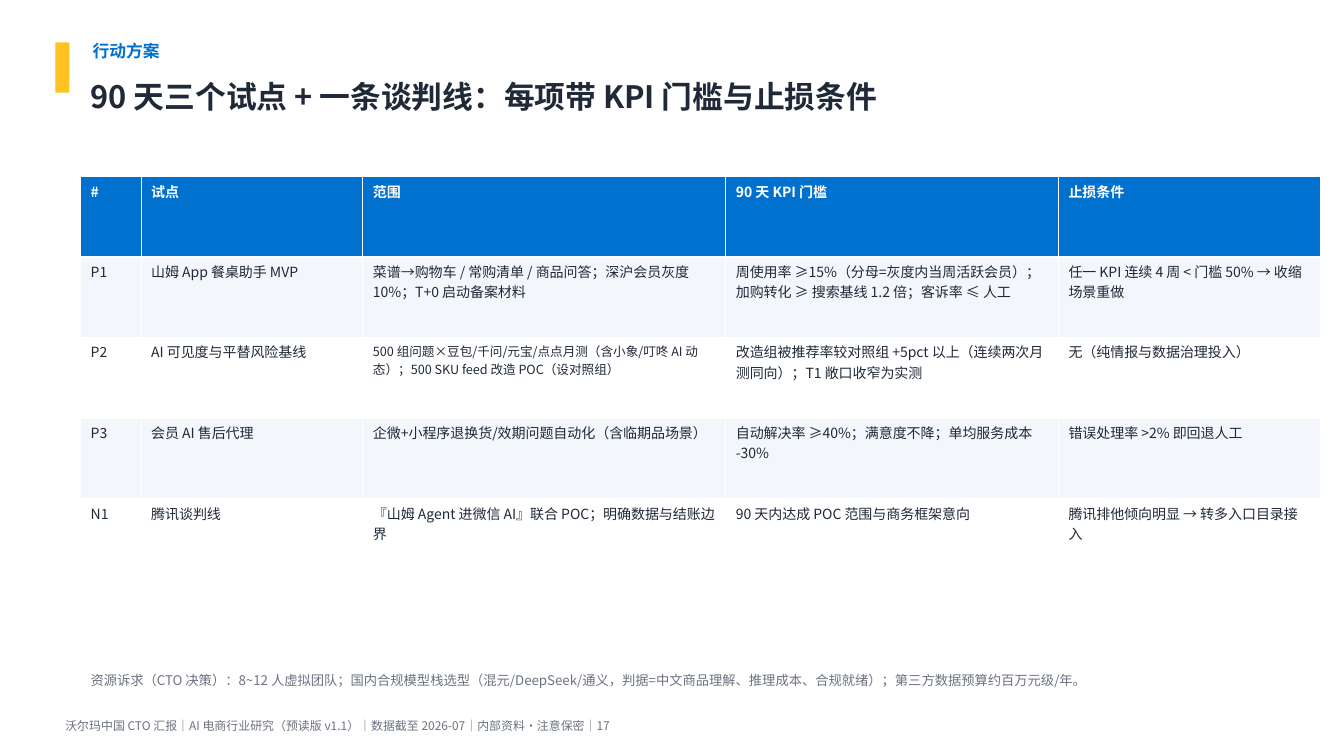
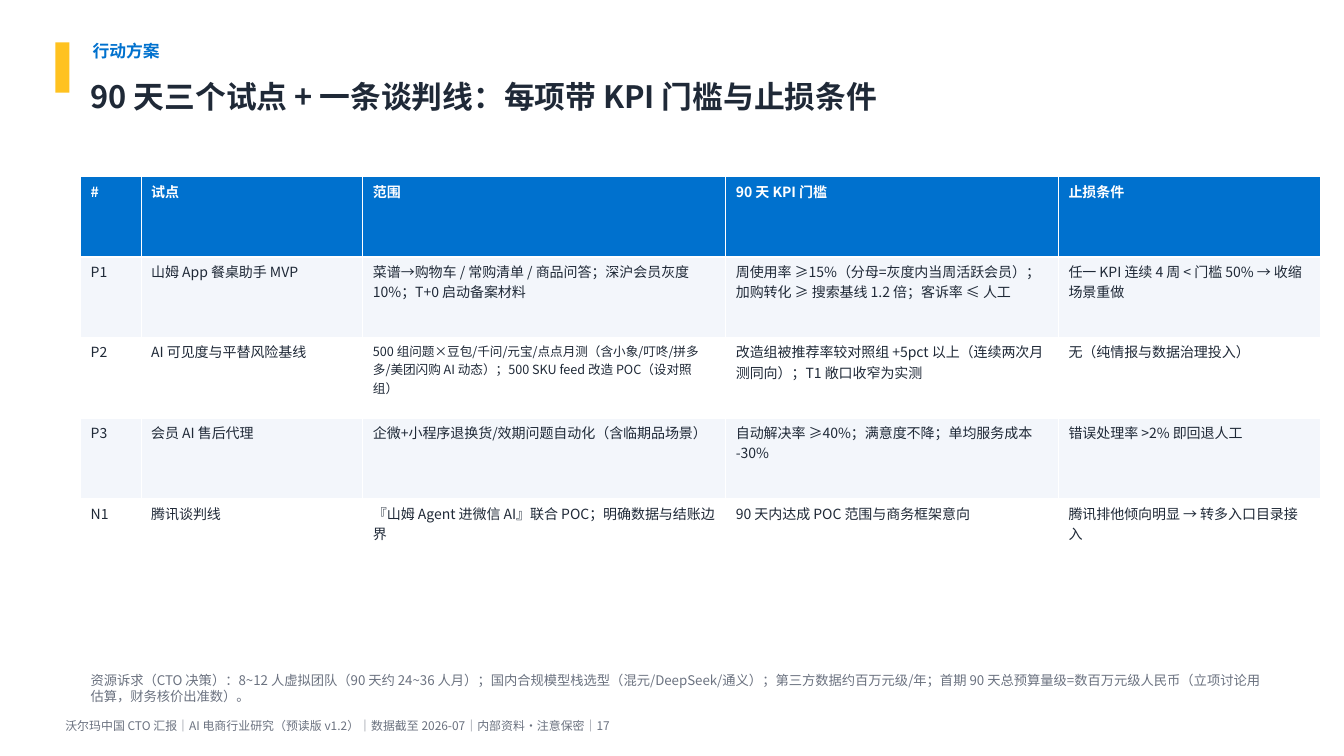
Before and after one commit to breeze2623-create/Aicommerce, a slide deck: slide 17 of report/AI电商行业研究_沃尔玛中国CTO汇报.pptx. Drawn at 1344x756 pixels with LibreOffice and Linux fonts; fonts in the diff are those of the drawing. Boxes give left, top, right and bottom in pixels: in the first picture for what was removed or moved away, otherwise in the second. Text is boxed around its words. In the diff, an @@ line names an element or a change of style, - is before the commit and + after.

```diff
--- a/report/AI电商行业研究_沃尔玛中国CTO汇报.pptx
+++ b/report/AI电商行业研究_沃尔玛中国CTO汇报.pptx
@@ table at [81,176,1321,580] @@
-row 3, column 3: 500 组问题×豆包/千问/元宝/点点月测（含小象/叮咚 AI 动态）；500 SKU feed 改造 POC（设对照组）
+row 3, column 3: 500 组问题×豆包/千问/元宝/点点月测（含小象/叮咚/拼多多/美团闪购 AI 动态）；500 SKU feed 改造 POC（设对照组）
@@ text at [91,674,1260,702]: text changed @@
-资源诉求（CTO 决策）：8~12 人虚拟团队；国内合规模型栈选型（混元/DeepSeek/通义，判据=中文商品理解、推理成本、合规就绪）；第三方数据预算约百万元级/年。
+资源诉求（CTO 决策）：8~12 人虚拟团队（90 天约 24~36 人月）；国内合规模型栈选型（混元/DeepSeek/通义）；第三方数据约百万元级/年；首期 90 天总预算量级=数百万元级人民币（立项讨论用估算，财务核价出准数）。
@@ text at [65,720,610,731]: text changed @@
-沃尔玛中国 CTO 汇报｜AI 电商行业研究（预读版 v1.1）｜数据截至 2026-07｜内部资料·注意保密｜17
+沃尔玛中国 CTO 汇报｜AI 电商行业研究（预读版 v1.2）｜数据截至 2026-07｜内部资料·注意保密｜17
```
Also in this commit, not shown: 18 other slides changed, 8 other files.
